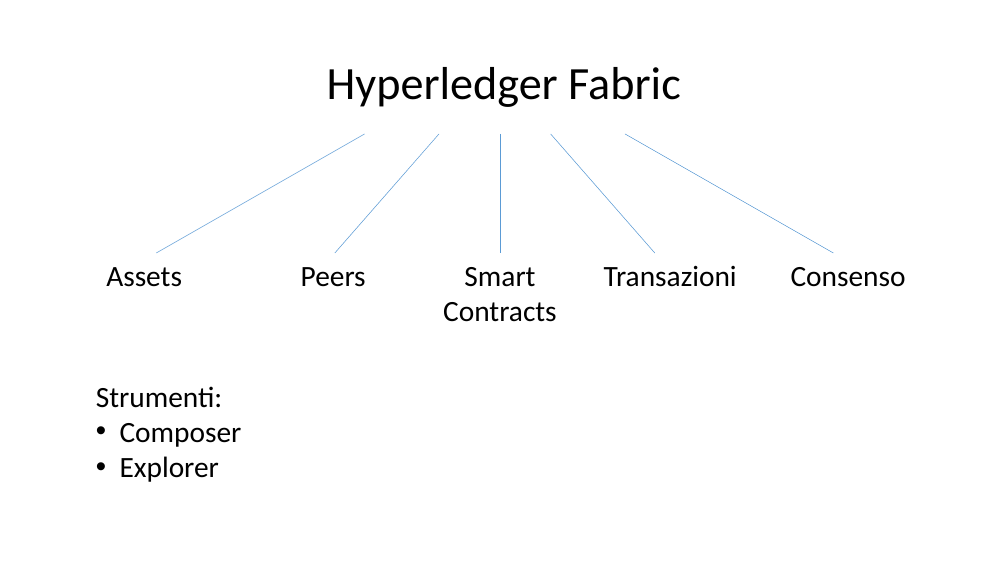
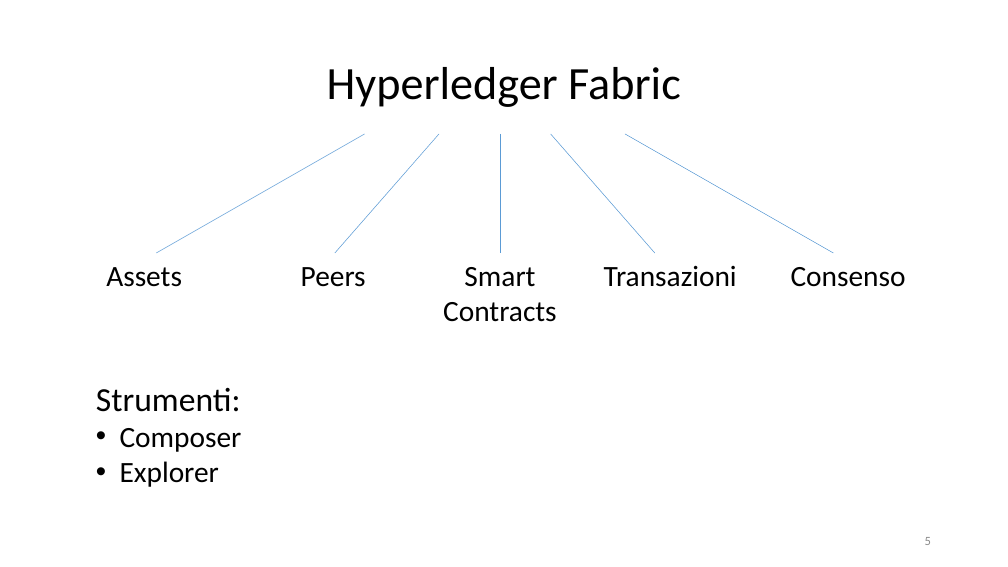
Before and after one commit to dmell/FinalDissertation_BSc, a slide deck: slide 5 of 186893-MelottiDamiano.pptx (slide 6 before the commit). Drawn at 1008x567 pixels with LibreOffice and Linux fonts; fonts in the diff are those of the drawing. Boxes give left, top, right and bottom in pixels: in the first picture for what was removed or moved away, otherwise in the second. Text is boxed around its words. In the diff, an @@ line names an element or a change of style, - is before the commit and + after.

```diff
--- a/186893-MelottiDamiano.pptx
+++ b/186893-MelottiDamiano.pptx
@@ text at bbox=[96, 387, 241, 412]: size 28 to 32 pt in "Strumenti:" @@
@@ page number added at bbox=[925, 537, 931, 545], 12 pt, text #8C8C8C @@
+5
```
Also in this commit, not shown: 7 other slides changed, 7 slides added, 4 slides removed, 1 other file.
